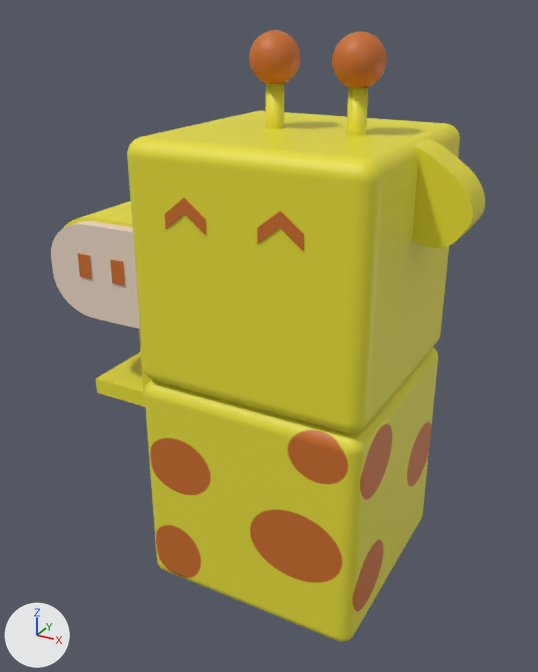
Before and after pictures for a commit that changed the glTF model Resources/Models/eat_2/eat_2.gltf.
One viewpoint serves both versions: a 50 mm lens placed at (2.64, -5.34, 1.86), pointed at (-0.28, -0.04, -0.79). Every picture has the same lights, and +X, +Y and +Z are marked at lower left. Where no turn or scale is listed for an object, it has been applied to the vertices.

In view in the first picture: 'Body.001', 'Cube'.
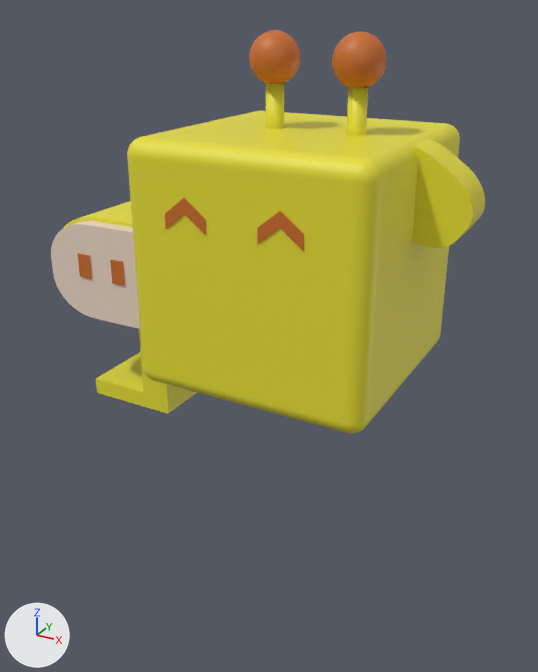
The change, as a diff of the scene's bpy script:
```diff
--- a/Resources/Models/eat_2/eat_2.gltf.py
+++ b/Resources/Models/eat_2/eat_2.gltf.py
@@ ob_cube @@
-ob_cube = bpy.data.objects.new('Cube', me_cube_001)
-ob_cube.location = (0.0, 0.0, -2.0)
```

Where the change shows, as pixel boxes (x1, y1, x2, y2) in the pictures (538 x 672 px):
'Cube', deleted: before (144, 347, 438, 642)
